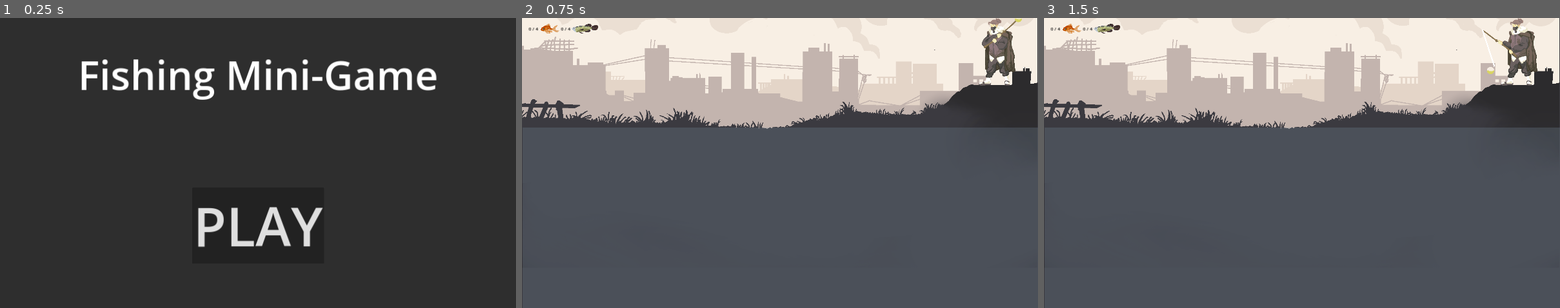
Above: before the commit, frames 1-3 (left to right).
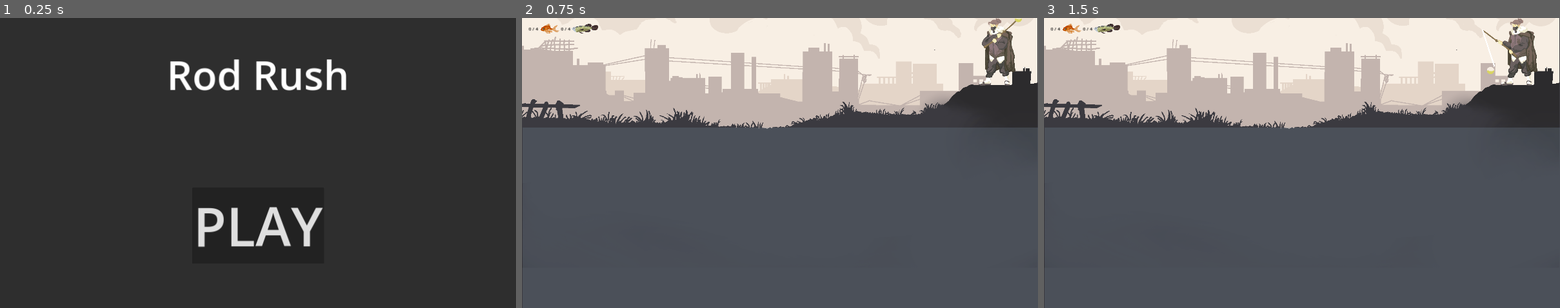
Above: after the commit, the same moments.

Repository: RajwolChapagain/Fishing-Mini-Game
Game: Godot game, scene res://main.tscn
Same seed, same stepped clock (60 frames per second), same inputs: the game is played once before the commit and once after it.
Inputs (mouse positions are in pixels of both pictures, inside the frame that each line leads up to):
- Up to frame 1 (0.25 s): no input
- Up to frame 2 (0.75 s): click "PLAY" at 0.5 s
- Up to frame 3 (1.5 s): tap Enter at 1.25 s; move the mouse to (1415, 148) at 1.27 s; press the mouse at (1415, 148) at 1.28 s

The runs differ from the first frame. In frame 1, 3.4% of the frame differs, in the area x 15-85%, y 14-29%; in frame 2, nothing differs; in frame 3, nothing differs.

Commit message:
Prevent fish being spooked off screen

Diff:
--- a/fish.gd
+++ b/fish.gd
@@ -80,6 +80,9 @@
 	target = pos
 
 func get_spooked(source_pos, spook_radius):
+	if not $VisibleOnScreenNotifier2D.is_on_screen():
+		return
+
 	var additional_distance = 10
 	var distance_to_hook = global_position.distance_to(source_pos)
 	var distance_to_move = spook_radius - distance_to_hook + additional_distance
--- a/ui/title_screen.tscn
+++ b/ui/title_screen.tscn
@@ -27,7 +27,8 @@
 offset_bottom = 311.0
 grow_horizontal = 2
 theme_override_font_sizes/font_size = 150
-text = "Fishing Mini-Game"
+text = "Rod Rush"
+horizontal_alignment = 1
 
 [node name="PlayButton" type="Button" parent="."]
 layout_mode = 1
Binary file removed: level2/level_2_BG.webp
Not shown, removed: level2/level_2_BG.webp.import
